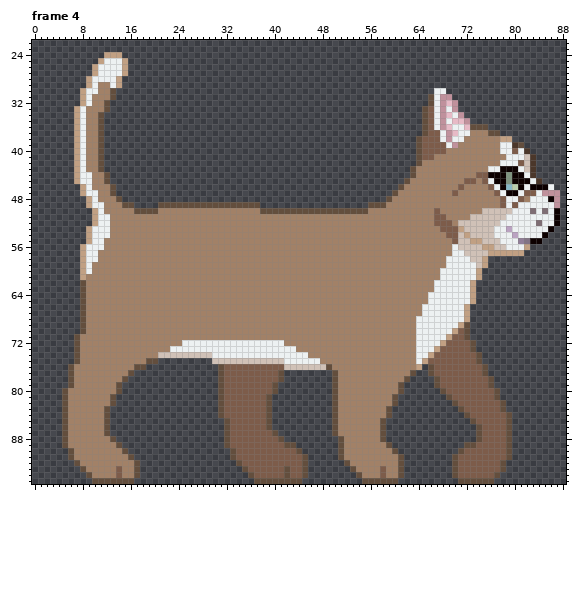
Two versions of one pixel-art file, Vanilla-Cat-Game/Assets/Aseprite Files/Lemon State Animations/lemon walking new maybe.aseprite. The picture above is the old version.
96x96 pixels, 5 frames. Shown: frame 4: x 0..88, y 22..95. The commit also changed other frames, which this record leaves out.
The same view after the edit:
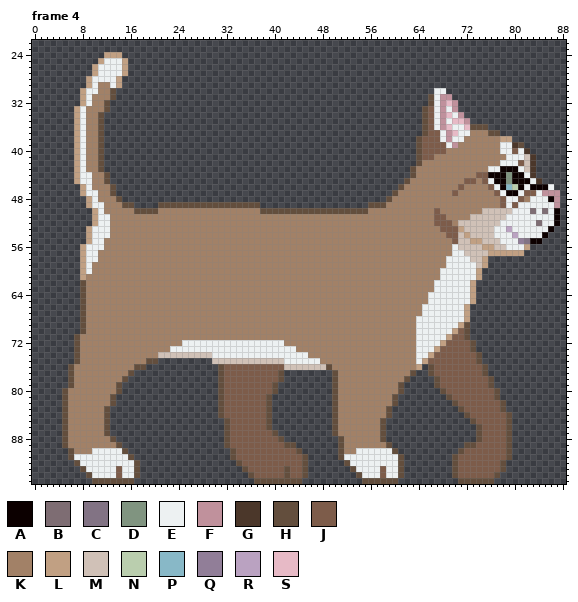
Palette (. is transparent): A #0c0000  B #7e6d73  C #827384  D #809480  E #edf1f2  F #c0919c  G #4b372a  H #634e3d  J #7d5c4a  K #a28167  L #c1a083  M #d0c1b7  N #baceae  P #88b8c7  Q #917e98  R #baa2c1  S #e7bac6
Diff:
Frame 4, layer "Layer 1":
Colour K becomes colour E in row 90 at x 10 to 14 and 54 to 59; in row 91 at x 7 to 15 and 52 to 60; in row 92 at x 8 to 16 and 53 to 60; in row 93 at x 9 to 13, 15 to 16, 54 to 57 and 59 to 60; in row 94 at x 10 to 13, 15 to 16, 55 to 57 and 59 to 60.
Where, in picture pixels (left, top, right, bottom), the same in both pictures:
changed: (74, 448, 134, 478)
changed: (344, 448, 398, 478)
